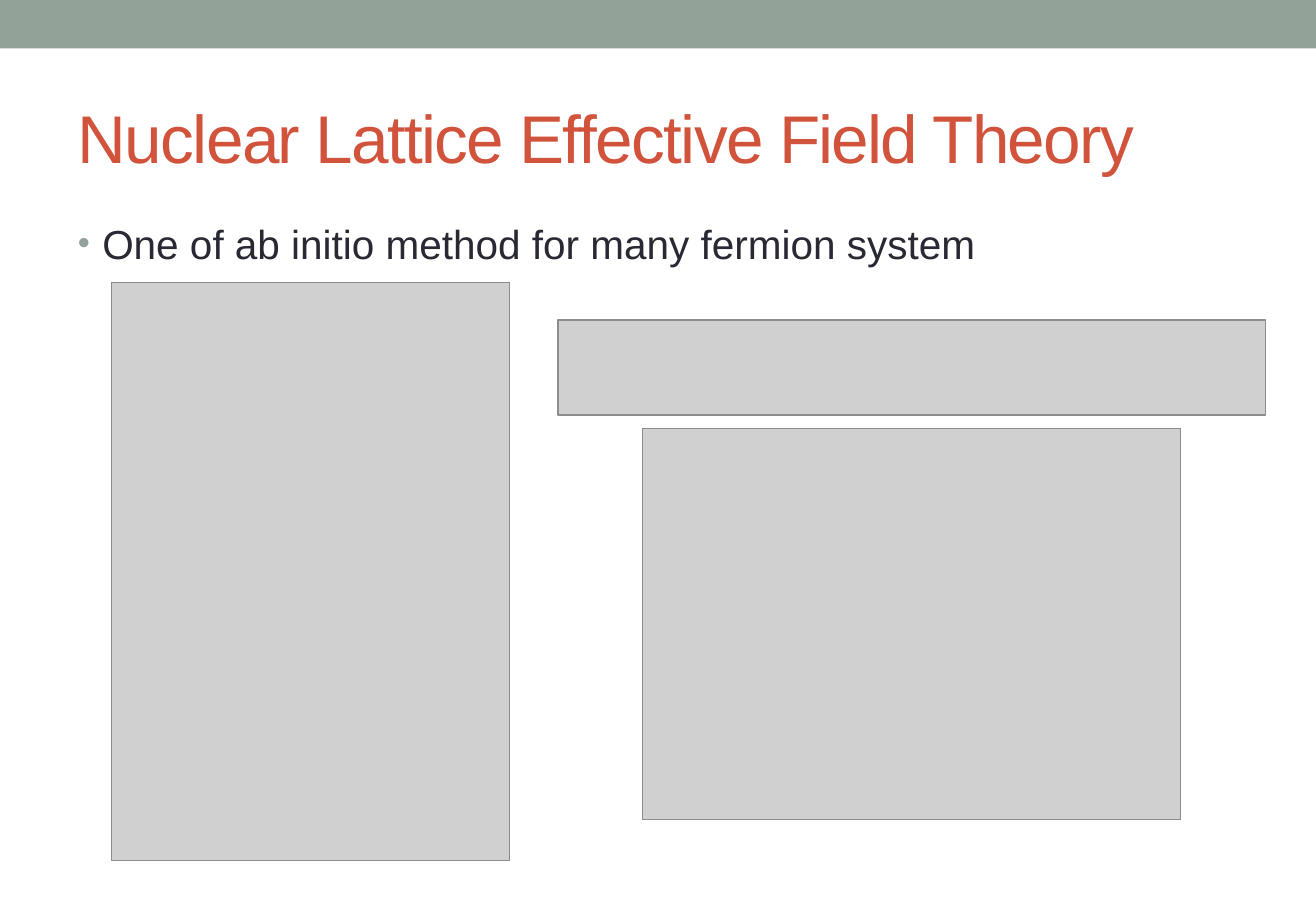
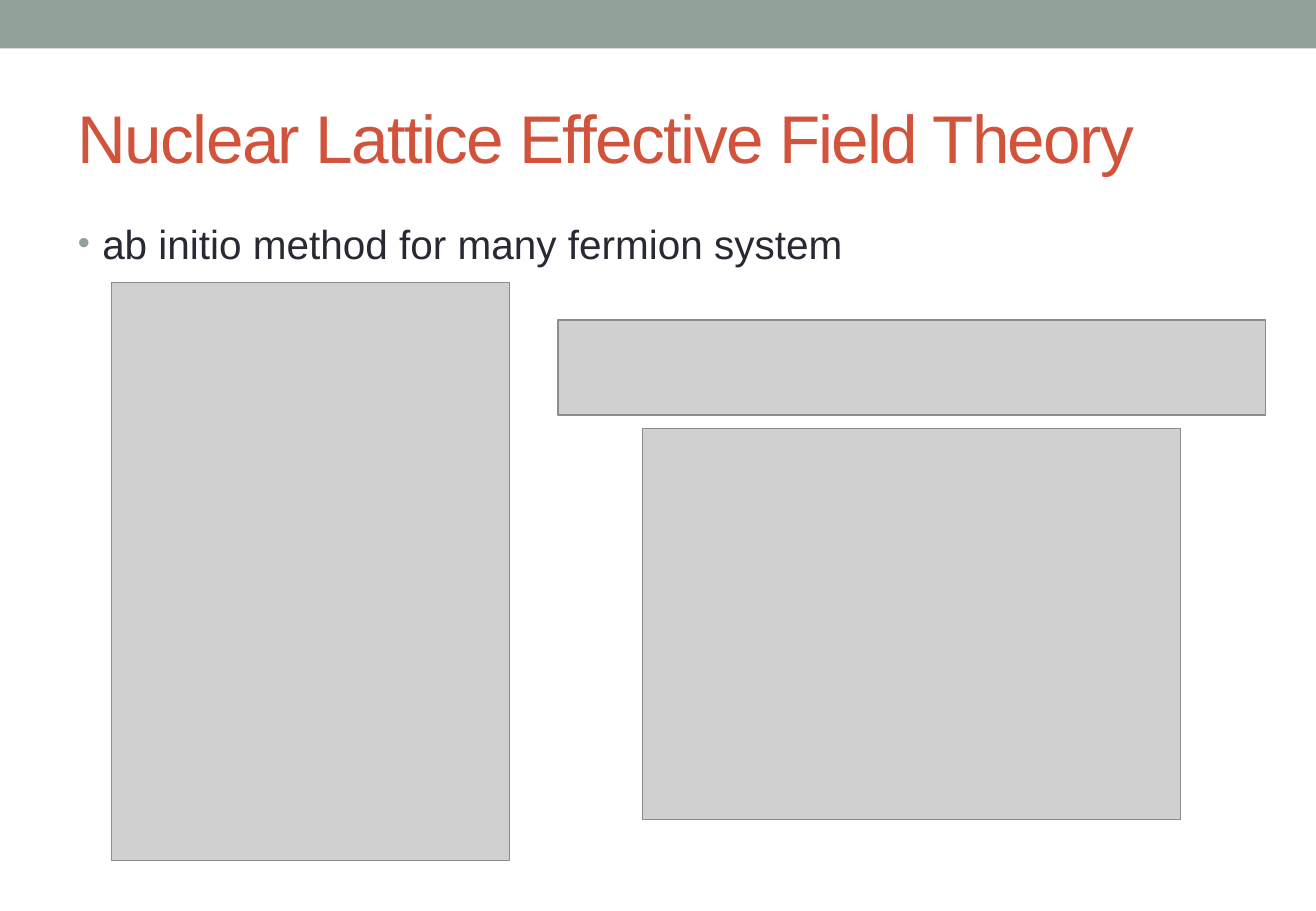
Before and after one commit to alphacentaury-github/NPSS2020, a slide deck: slide 4 of 20220411_KPS_송영호.pptx. Drawn at 1316x911 pixels with LibreOffice and Linux fonts; fonts in the diff are those of the drawing; grey boxes stand for pictures. Boxes give left, top, right and bottom in pixels: in the first picture for what was removed or moved away, otherwise in the second. Text is boxed around its words. In the diff, an @@ line names an element or a change of style, - is before the commit and + after.

```diff
--- a/20220411_KPS_송영호.pptx
+++ b/20220411_KPS_송영호.pptx
@@ text at (102, 229, 842, 266): text changed @@
-• One of ab initio method for many fermion system
+• ab initio method for many fermion system
```
Also in this commit, not shown: 9 other slides changed, 9 slides added, 8 slides removed.
